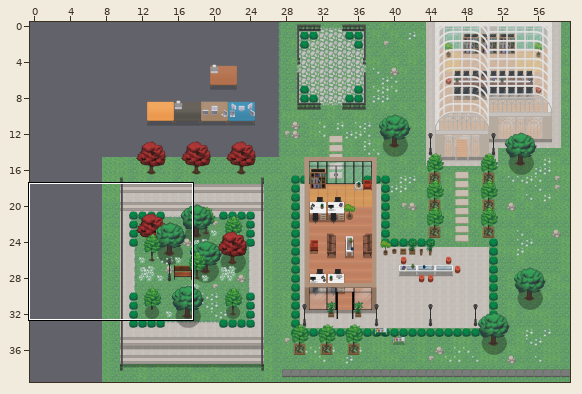
A Tiled map (JSON) gets an edit: map.tmj. The first picture is a wide view before the edit; the outline marks the close-up.
Close-up. Earlier state:
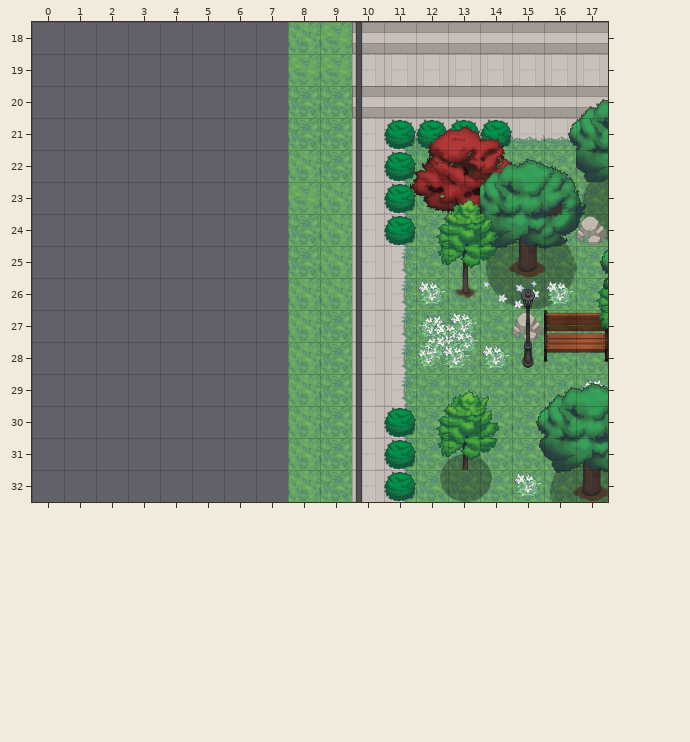
Cells are 32x32 px. Shown: x 0..17, y 18..32. The commit also changed other parts of the map, which this record leaves out.
And afterwards:
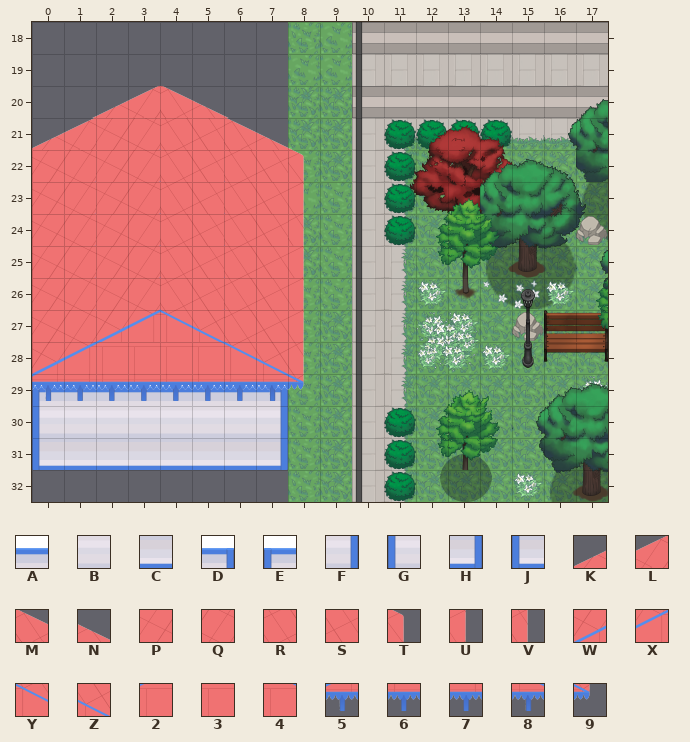
Key: from "Chunk 1": A 132, B 133, C 134, D 135, E 135 flipped left-right, F 138, G 138 flipped left-right, H 141, J 141 flipped left-right; from "Chunk 2": K 170, L 171, M 172, N 173, P 175, Q 176, R 177, S 178, T 180, U 181, V 182, W 183, X 184, Y 185, Z 186, 2 187, 3 188, 4 189, 5 190, 6 191, 7 191 flipped left-right, 8 192, 9 193.
_ is an empty cell.
Diff:
Layer "wall":
There is now tile A in row 29 at x 1 to 6.
There is now tile B in row 30 at x 1 to 6.
There is now tile C in row 31 at x 1 to 6.
There is now tile D in row 29 at x 7.
There is now tile E in row 29 at x 0.
There is now tile F in row 30 at x 7.
There is now tile G in row 30 at x 0.
There is now tile H in row 31 at x 7.
There is now tile J in row 31 at x 0.
Layer "above":
There is now tile 2 in row 28 at x 2.
There is now tile 3 in row 28 at x 3 to 4.
There is now tile 4 in row 28 at x 5.
There is now tile 5 in row 29 at x 0.
There is now tile 6 in row 29 at x 2 to 6.
There is now tile 7 in row 29 at x 1.
There is now tile 8 in row 29 at x 7.
There is now tile 9 in row 29 at x 8.
There is now tile K in row 20 at x 2; in row 21 at x 0.
There is now tile L in row 20 at x 3; in row 21 at x 1.
There is now tile M in row 20 at x 4; in row 21 at x 6.
There is now tile N in row 20 at x 5; in row 21 at x 7.
There is now tile P in row 21 at x 2; in rows 22 to 26 at x 0 and 2; in row 27 at x 0.
There is now tile Q in row 21 at x 3; in rows 22 to 26 at x 1 and 3; in row 27 at x 1.
There is now tile R in row 21 at x 4; in rows 22 to 26 at x 4 and 6; in row 27 at x 6.
There is now tile S in row 21 at x 5; in rows 22 to 26 at x 5 and 7; in row 27 at x 7.
There is now tile T in row 22 at x 8.
There is now tile U in row 23 at x 8; in rows 25 to 27 at x 8.
There is now tile V in row 24 at x 8; in row 28 at x 8.
There is now tile W in row 27 at x 2; in row 28 at x 0.
There is now tile X in row 27 at x 3; in row 28 at x 1.
There is now tile Y in row 27 at x 4; in row 28 at x 6.
There is now tile Z in row 27 at x 5; in row 28 at x 7.
Pixel boxes of the changes (left, top, right, bottom) in both close-ups:
added: (32, 86, 304, 470)
